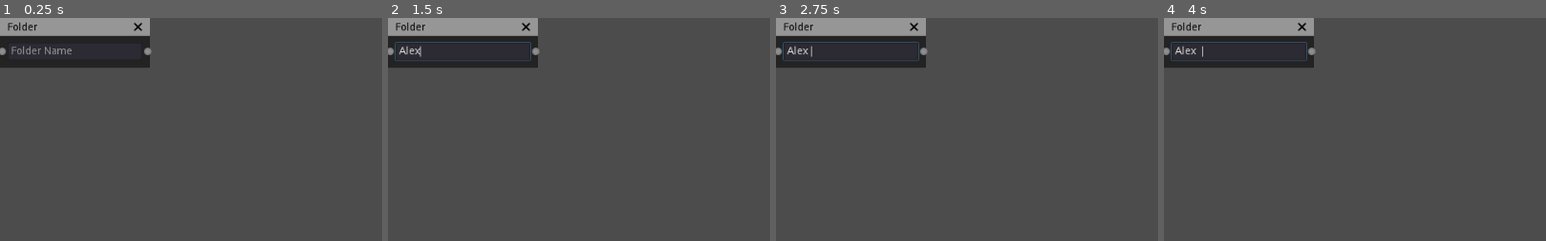
Above: before the commit, frames 1-4 (left to right).
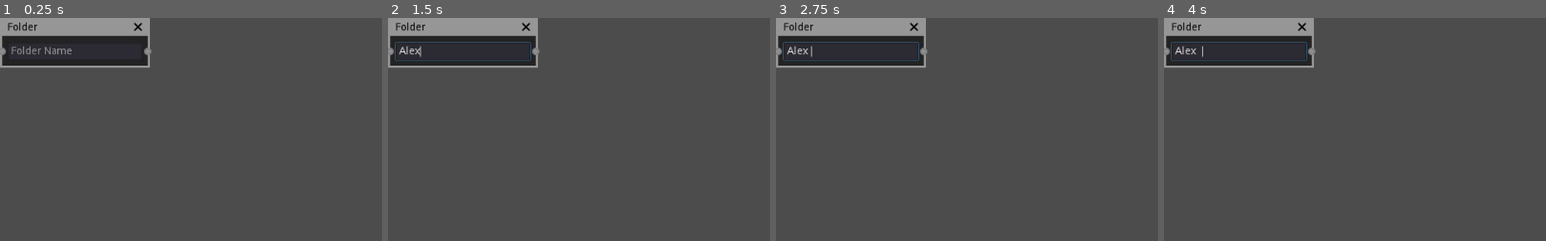
Above: after the commit, the same moments.

Repository: Mercadud/Godot-Project-Planner-Exporter
Game: Godot game, scene res://Scenes/nodesInherited/Folder.tscn
The game is run twice, just before and just after one commit, with the same random seed, the same clock (stepped at 60 frames per second) and the same inputs. This scene is started directly instead of the project's main scene.
Inputs (mouse positions are % of the whole screen's width and height, from its top left):
- Up to frame 1 (0.25 s): no input
- Up to frame 2 (1.5 s): click (10, 8) at 0.52 s; type "Alex" at 0.6 s; tap Enter at 1.25 s; move the mouse to (45, 70) at 1.27 s; tap Ctrl (ctrl) at 1.35 s; click (45, 70) at 1.42 s
- Up to frame 3 (2.75 s): tap Space at 2 s; drag from (80, 65) to (45, 70) at 2.02 s
- Up to frame 4 (4 s): tap Enter at 2.75 s; move the mouse to (20, 35) at 2.77 s; tap Ctrl (ctrl) at 2.85 s; click (20, 35) at 2.92 s; tap Space at 3.5 s; drag from (55, 50) to (20, 35) at 3.52 s
The pictures show only the part of the screen within x 0-50%, y 0-50%; the shares and areas given below are measured in that part.

The runs differ from the first frame. In frame 1, 0.5% of the frame differs, in the area x 0-40%, y 7-23%; in frame 2, 0.5%; in frame 3, 0.5%; in frame 4, 0.5%.
Error in both runs: Attempt to call function 'updateInfoPage' in base 'null instance' on a null instance. (res://Script/Tree/Nodes/Folder.gd:15)

Commit message:
made theme easier to see

Diff:
--- a/Themes/Nodes/Folder/Frame.tres
+++ b/Themes/Nodes/Folder/Frame.tres
@@ -6,5 +6,8 @@
 content_margin_top = 33.0
 content_margin_bottom = 10.0
 bg_color = Color( 0.137255, 0.137255, 0.137255, 1 )
+border_width_left = 3
 border_width_top = 24
+border_width_right = 3
+border_width_bottom = 3
 border_color = Color( 0.588235, 0.588235, 0.588235, 1 )
--- a/Themes/Nodes/Folder/SelectedFrame.tres
+++ b/Themes/Nodes/Folder/SelectedFrame.tres
@@ -6,5 +6,8 @@
 content_margin_top = 33.0
 content_margin_bottom = 33.0
 bg_color = Color( 0.137255, 0.137255, 0.137255, 1 )
+border_width_left = 3
 border_width_top = 24
+border_width_right = 3
+border_width_bottom = 3
 border_color = Color( 1, 1, 1, 1 )
--- a/Themes/Nodes/Import/Frame.tres
+++ b/Themes/Nodes/Import/Frame.tres
@@ -6,5 +6,8 @@
 content_margin_top = 33.0
 content_margin_bottom = 10.0
 bg_color = Color( 0.137255, 0.137255, 0.137255, 1 )
+border_width_left = 3
 border_width_top = 24
+border_width_right = 3
+border_width_bottom = 3
 border_color = Color( 0.262745, 0, 0.392157, 1 )
--- a/Themes/Nodes/Import/SelectedFrame.tres
+++ b/Themes/Nodes/Import/SelectedFrame.tres
@@ -6,5 +6,8 @@
 content_margin_top = 33.0
 content_margin_bottom = 33.0
 bg_color = Color( 0.137255, 0.137255, 0.137255, 1 )
+border_width_left = 3
 border_width_top = 24
+border_width_right = 3
+border_width_bottom = 3
 border_color = Color( 0.756863, 0, 1, 1 )
--- a/Themes/Nodes/RootFolder/SelectedFrame.tres
+++ b/Themes/Nodes/RootFolder/SelectedFrame.tres
@@ -6,5 +6,8 @@
 content_margin_top = 33.0
 content_margin_bottom = 33.0
 bg_color = Color( 0.137255, 0.137255, 0.137255, 1 )
+border_width_left = 3
 border_width_top = 24
+border_width_right = 3
+border_width_bottom = 3
 border_color = Color( 0, 0, 0, 1 )
--- a/Themes/Nodes/RootFolder/frame.tres
+++ b/Themes/Nodes/RootFolder/frame.tres
@@ -6,6 +6,8 @@
 content_margin_top = 33.0
 content_margin_bottom = 10.0
 bg_color = Color( 0.137255, 0.137255, 0.137255, 1 )
+border_width_left = 3
 border_width_top = 24
+border_width_right = 3
+border_width_bottom = 3
 border_color = Color( 0.188235, 0.188235, 0.188235, 1 )
-corner_radius_bottom_left = 5
--- a/Themes/Nodes/Scene/Frame.tres
+++ b/Themes/Nodes/Scene/Frame.tres
@@ -6,5 +6,8 @@
 content_margin_top = 33.0
 content_margin_bottom = 10.0
 bg_color = Color( 0.137255, 0.137255, 0.137255, 1 )
+border_width_left = 3
 border_width_top = 24
+border_width_right = 3
+border_width_bottom = 3
 border_color = Color( 0.2, 0.231373, 0.309804, 1 )
--- a/Themes/Nodes/Scene/SelectedFrame.tres
+++ b/Themes/Nodes/Scene/SelectedFrame.tres
@@ -6,5 +6,8 @@
 content_margin_top = 33.0
 content_margin_bottom = 33.0
 bg_color = Color( 0.137255, 0.137255, 0.137255, 1 )
+border_width_left = 3
 border_width_top = 24
+border_width_right = 3
+border_width_bottom = 3
 border_color = Color( 0.411765, 0.611765, 0.909804, 1 )
--- a/Themes/Nodes/Script/Frame.tres
+++ b/Themes/Nodes/Script/Frame.tres
@@ -6,5 +6,8 @@
 content_margin_top = 33.0
 content_margin_bottom = 10.0
 bg_color = Color( 0.137255, 0.137255, 0.137255, 1 )
+border_width_left = 3
 border_width_top = 24
+border_width_right = 3
+border_width_bottom = 3
 border_color = Color( 1, 0.439216, 0.521569, 1 )
--- a/Themes/Nodes/Script/SelectedFrame.tres
+++ b/Themes/Nodes/Script/SelectedFrame.tres
@@ -6,5 +6,8 @@
 content_margin_top = 33.0
 content_margin_bottom = 33.0
 bg_color = Color( 0.137255, 0.137255, 0.137255, 1 )
+border_width_left = 3
 border_width_top = 24
+border_width_right = 3
+border_width_bottom = 3
 border_color = Color( 0.819608, 0.239216, 0.521569, 1 )
--- a/Themes/Nodes/WorldEnvironment/Frame.tres
+++ b/Themes/Nodes/WorldEnvironment/Frame.tres
@@ -6,5 +6,8 @@
 content_margin_top = 33.0
 content_margin_bottom = 10.0
 bg_color = Color( 0.137255, 0.137255, 0.137255, 1 )
+border_width_left = 3
 border_width_top = 24
+border_width_right = 3
+border_width_bottom = 3
 border_color = Color( 0, 0.596078, 0.419608, 1 )
--- a/Themes/Nodes/WorldEnvironment/SelectedFrame.tres
+++ b/Themes/Nodes/WorldEnvironment/SelectedFrame.tres
@@ -6,5 +6,8 @@
 content_margin_top = 33.0
 content_margin_bottom = 33.0
 bg_color = Color( 0.137255, 0.137255, 0.137255, 1 )
+border_width_left = 3
 border_width_top = 24
+border_width_right = 3
+border_width_bottom = 3
 border_color = Color( 0, 0.866667, 0.611765, 1 )
--- a/Themes/Nodes/node/Frame.tres
+++ b/Themes/Nodes/node/Frame.tres
@@ -6,5 +6,8 @@
 content_margin_top = 33.0
 content_margin_bottom = 10.0
 bg_color = Color( 0.137255, 0.137255, 0.137255, 1 )
+border_width_left = 3
 border_width_top = 24
+border_width_right = 3
+border_width_bottom = 3
 border_color = Color( 0.388235, 0.760784, 0.34902, 1 )
--- a/Themes/Nodes/node/SelectedFrame.tres
+++ b/Themes/Nodes/node/SelectedFrame.tres
@@ -6,5 +6,8 @@
 content_margin_top = 33.0
 content_margin_bottom = 33.0
 bg_color = Color( 0.137255, 0.137255, 0.137255, 1 )
+border_width_left = 3
 border_width_top = 24
+border_width_right = 3
+border_width_bottom = 3
 border_color = Color( 0.54902, 0.847059, 0.443137, 1 )
